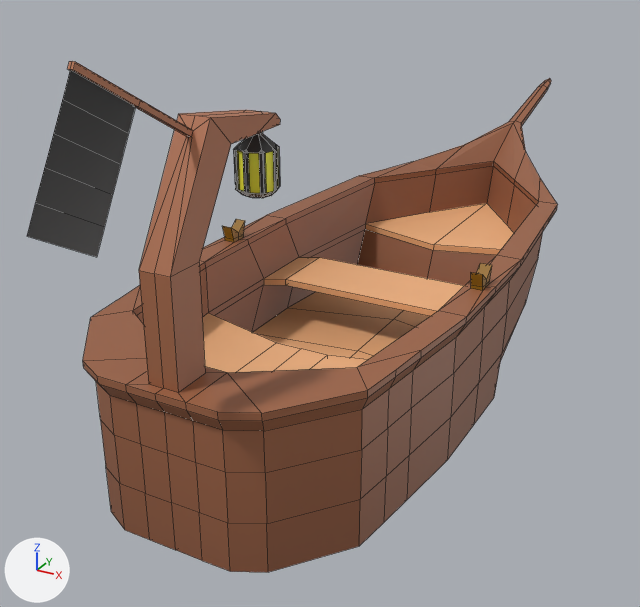
One commit to the Blender file obj_boat_yours_01.blend: the scene before it, then after it.
Before and after are seen from a 50 mm lens placed at (2.8, -5.89, 3.73), pointed at (-0.48, 0.08, 0.74). Every picture has the same lights, and +X, +Y and +Z are marked at lower left. The first picture is the older version. Mesh edges are drawn as thin lines.
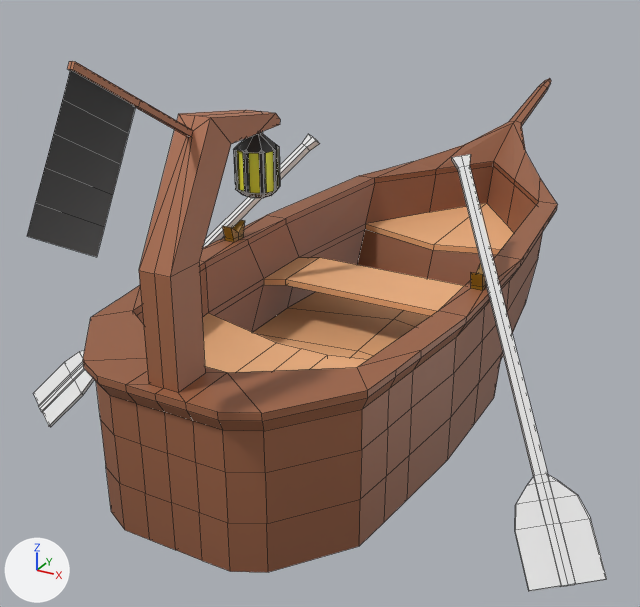
Not visible in the pictures: 'Cube.002'.

Changed parts and their boxes [x1, y1, x2, y2] in the pictures (640 x 607 px):
'Cube.001', added
    after: [34, 134, 607, 591]

Patch to the scene script:
```diff
--- a/obj_boat_yours_01.blend.py
+++ b/obj_boat_yours_01.blend.py
@@ me_cube_004 @@
+me_cube_004.from_pydata(...)  # 78 vertices, 74 faces; spans x -5.49..5.49, y -1.0..1.0, z -1.0..1.0
@@ ob_cube_002 @@
+ob_cube_002 = bpy.data.objects.new('Cube.002', me_cube_004)
+ob_cube_002.location = (0.0, 0.0, 0.174)
+ob_cube_002.scale = (0.0339, 1.24, 0.019)
@@ ob_cube_001 @@
+ob_cube_001 = bpy.data.objects.new('Cube.001', me_cube_004.copy())
+ob_cube_001.location = (-1.354, -0.677, 1.104)
+ob_cube_001.rotation_euler = (0.711, 0.155, -0.55)  # degrees (41, 8.9, -32)
+ob_cube_001.scale = (0.0416, 1.53, 0.0233)
+_m = ob_cube_001.modifiers.new('Mirror', 'MIRROR')
+_m.mirror_object = ob_cube_002
```
